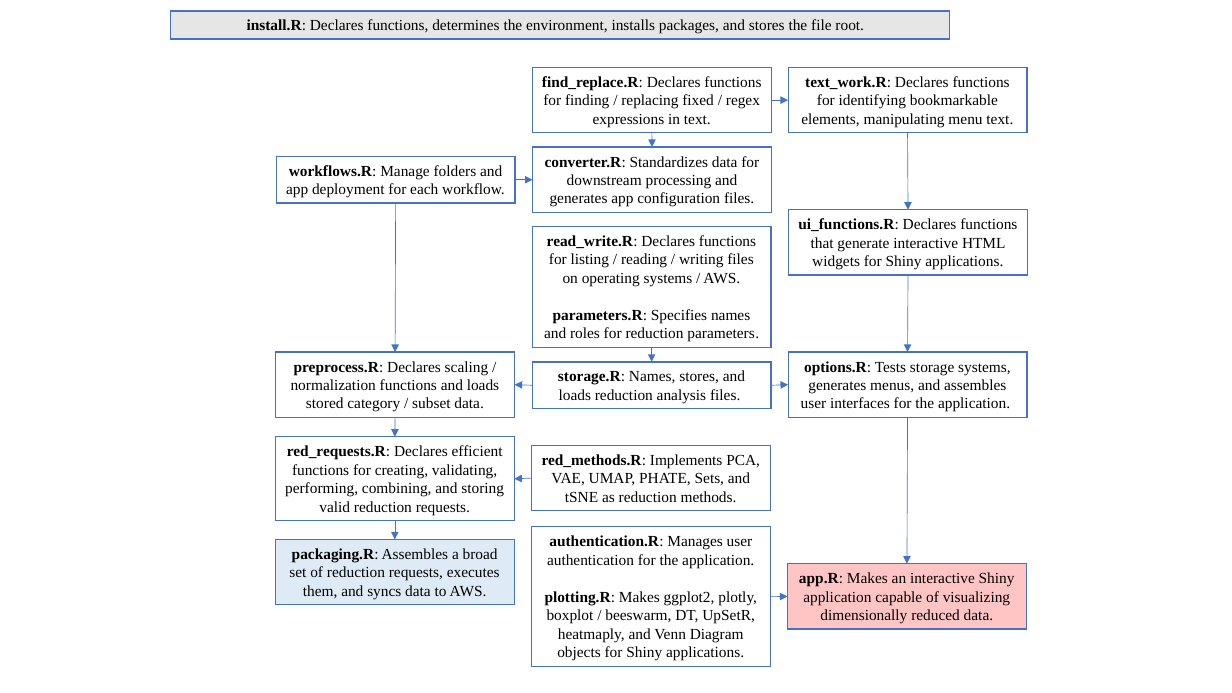
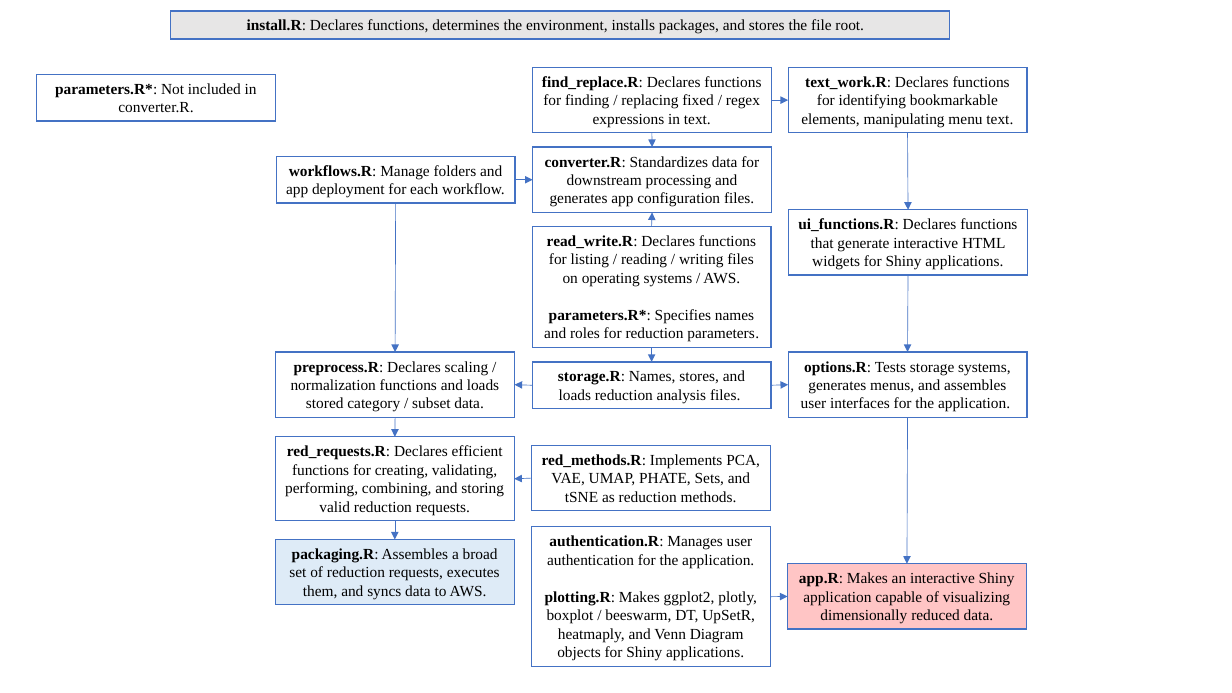
Before and after one commit to gersteinlab/shiny-dim-reduction, a slide deck: slide 2 of extras/Explorer_Tool_Workflow_2.pptx. Drawn at 1232x693 pixels with LibreOffice and Linux fonts; fonts in the diff are those of the drawing. Boxes give left, top, right and bottom in pixels: in the first picture for what was removed or moved away, otherwise in the second. Text is boxed around its words. In the diff, an @@ line names an element or a change of style, - is before the commit and + after.

```diff
--- a/extras/Explorer_Tool_Workflow_2.pptx
+++ b/extras/Explorer_Tool_Workflow_2.pptx
@@ rectangle added at box(37, 75, 275, 121), fill #FFFFFF, outline #4472C4 1 pt, 12 pt, text #000000 @@
+parameters.R*: Not included in converter.R.
@@ arrow added from (652, 226) to (653, 213), #4472C4 0.5 pt @@
@@ text in rectangle at box(544, 309, 759, 342): text changed @@
-parameters.R: Specifies names and roles for reduction parameters.
+parameters.R*: Specifies names and roles for reduction parameters.
```
Also in this commit, not shown: 7 other files.
